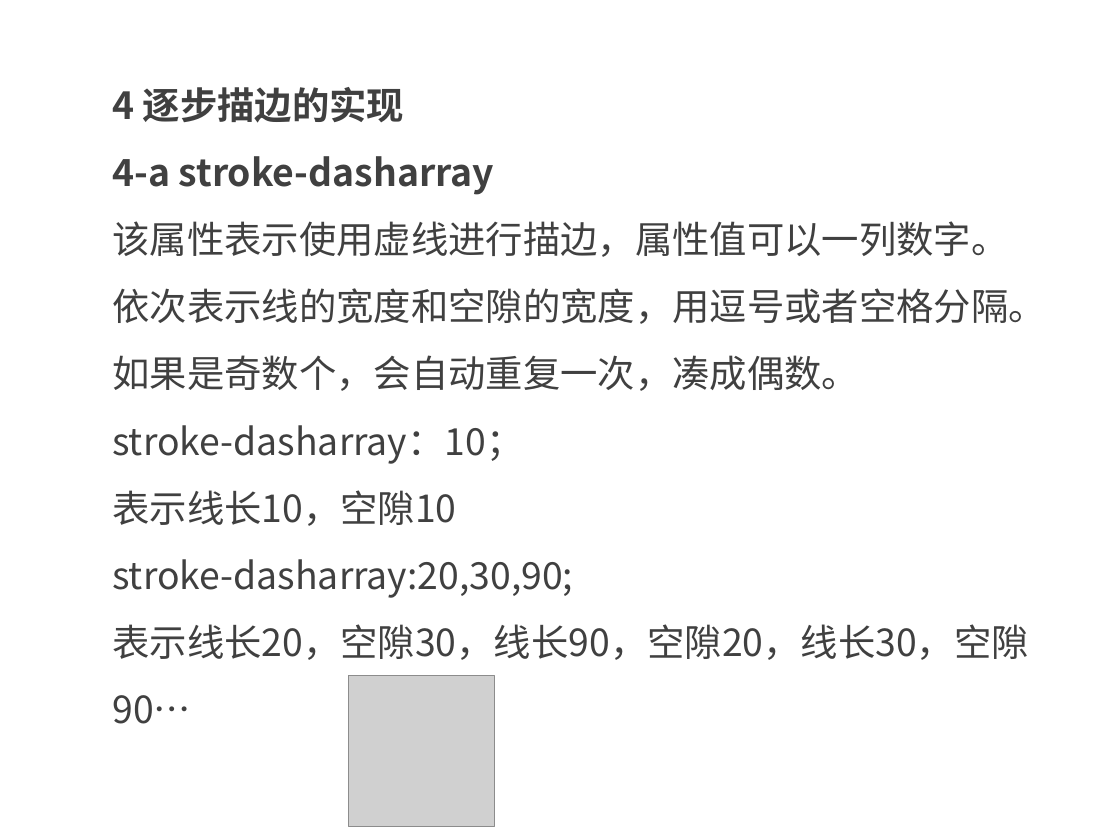
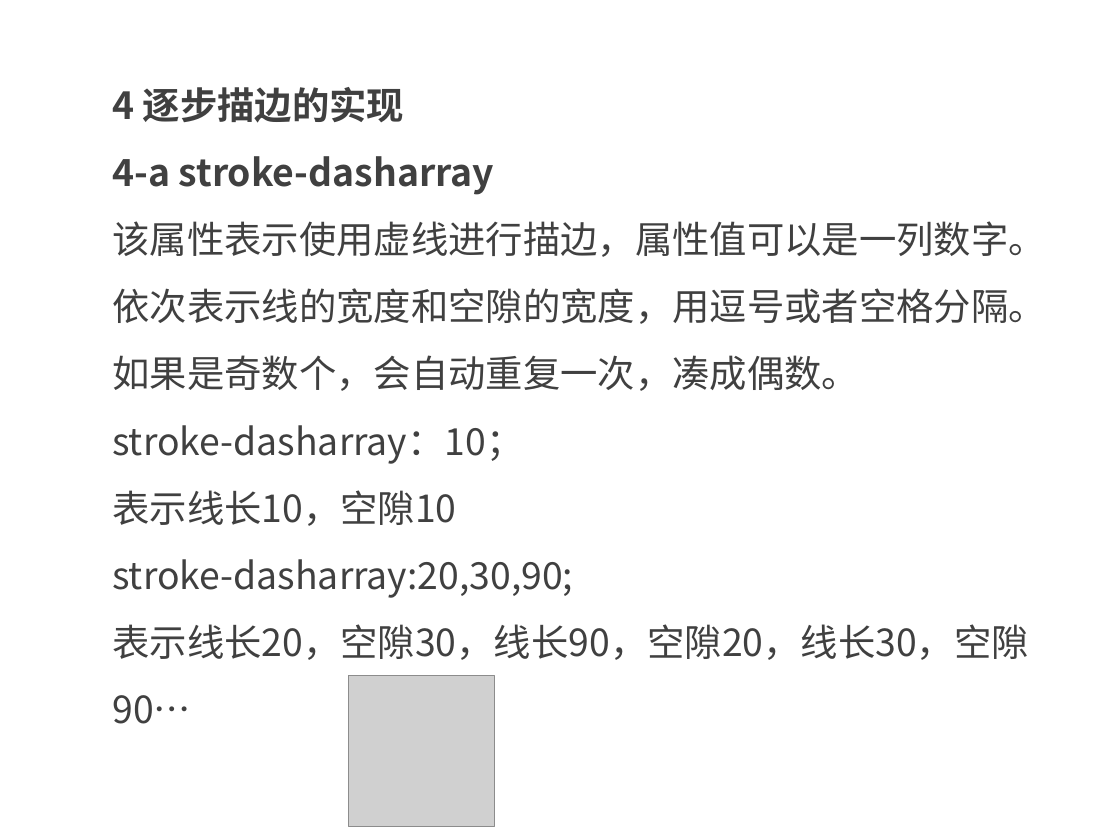
Before and after one commit to kong66/webAni, a slide deck: slide 15 of 9-svg-path-ani/svg-stroke-ani.pptx (slide 14 before the commit). Drawn at 1120x840 pixels with LibreOffice and Linux fonts; fonts in the diff are those of the drawing; grey boxes stand for pictures. Boxes give left, top, right and bottom in pixels: in the first picture for what was removed or moved away, otherwise in the second. Text is boxed around its words. In the diff, an @@ line names an element or a change of style, - is before the commit and + after.

```diff
--- a/9-svg-path-ani/svg-stroke-ani.pptx
+++ b/9-svg-path-ani/svg-stroke-ani.pptx
@@ text at <box>112,221,1045,391</box>: text changed @@
-该属性表示使用虚线进行描边，属性值可以一列数字。依次表示线的宽度和空隙的宽度，用逗号或者空格分隔。如果是奇数个，会自动重复一次，凑成偶数。
+该属性表示使用虚线进行描边，属性值可以是一列数字。依次表示线的宽度和空隙的宽度，用逗号或者空格分隔。如果是奇数个，会自动重复一次，凑成偶数。
```
Also in this commit, not shown: 9 other slides changed, 7 slides added, 1 slide removed, 6 other files.
